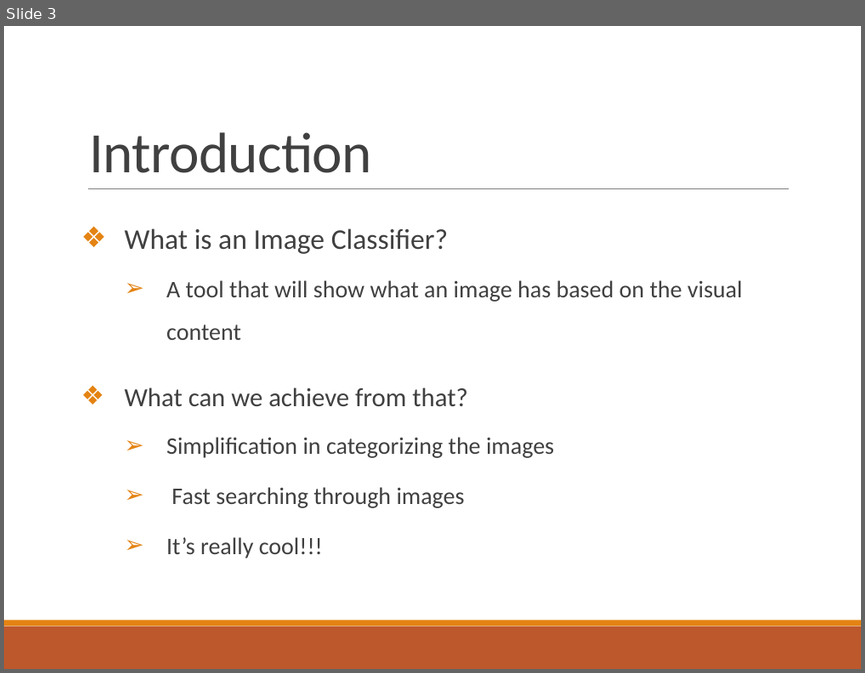
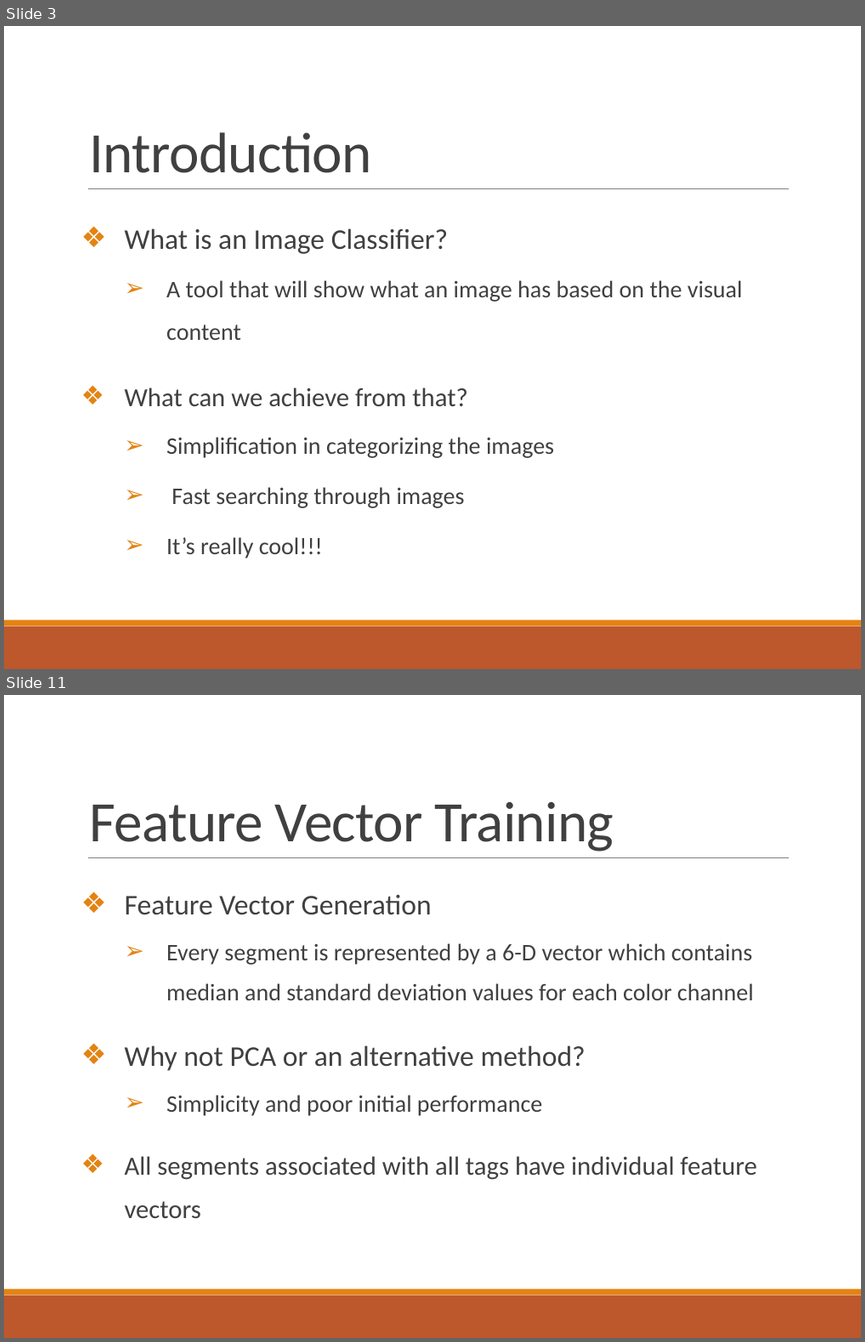
Before and after one commit to somyamohanty/Pixel_Dawgs, a slide deck: Final Presentation.pptx. Shown one above the other, each under a label of ours: slide 3 before the commit, slides 3 and 11 after it; the slides between them are not shown. The pictures are 865x673 and 865x1342 pixels, drawn with LibreOffice and Linux fonts; fonts in the diff are those of the drawing. Boxes give left, top, right and bottom in pixels: in the first picture for what was removed or moved away, otherwise in the second. Text is boxed around its words. In the diff, an @@ line names an element or a change of style, - is before the commit and + after.

```diff
--- a/Final Presentation.pptx
+++ b/Final Presentation.pptx
@@ slide 11 added at box(4, 695, 861, 1338), background #FFFFFF; not listed: 3 template elements that a slide beside it also shows @@
@@ title added at box(90, 802, 614, 851), 48 pt, text #404040 @@
+Feature Vector Training
@@ text added at box(125, 895, 756, 1219), 20 pt, text #404040 @@
+❖ Feature Vector Generation
+  ➢ Every segment is represented by a 6-D vector which contains median and standard deviation values for each color channel
+❖ Why not PCA or an alternative method?
+  ➢ Simplicity and poor initial performance
+❖ All segments associated with all tags have individual feature vectors
```
Also in this commit, not shown: 4 slides changed, 12 other slides added, 2 other files.
